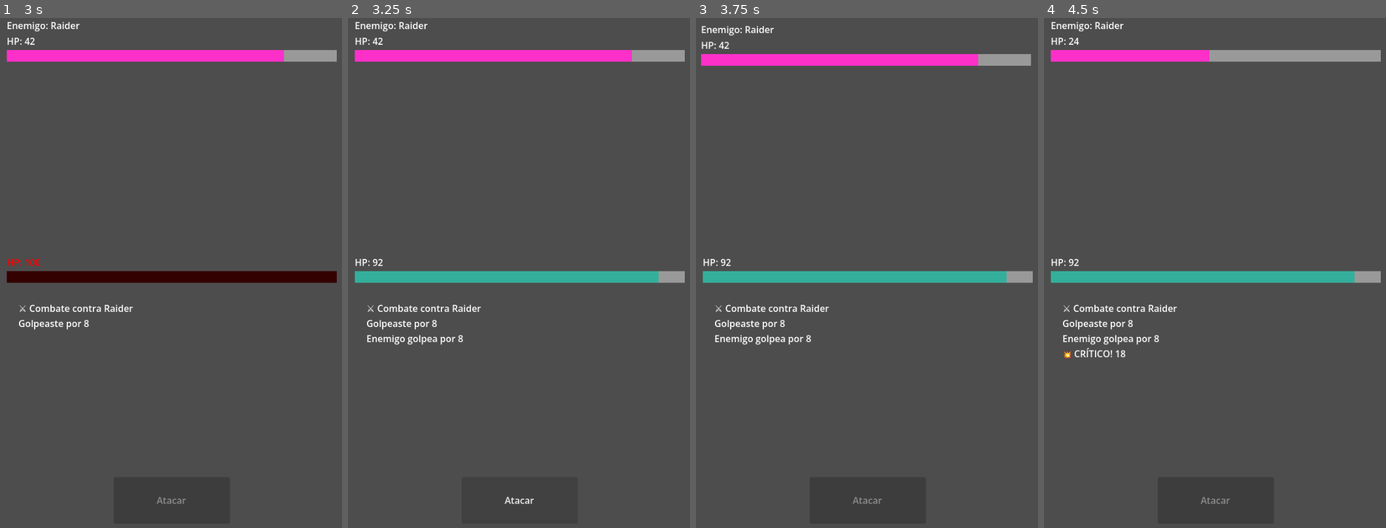
Above: before the commit, frames 1-4 (left to right).
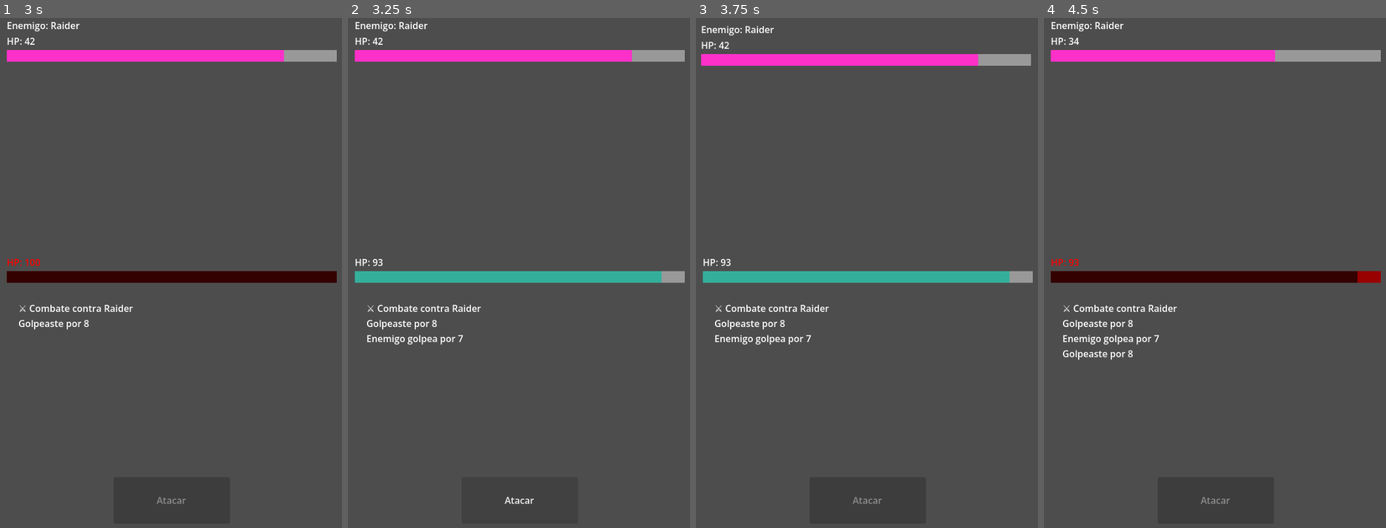
Above: after the commit, the same moments.

Repository: MirandaFrancoCBA/apocalypsheep
Game: Godot game, scene res://scenes/main_menu.tscn
The game is run twice, just before and just after one commit, with the same random seed, the same clock (stepped at 60 frames per second) and the same inputs.
Inputs:
- Up to frame 1 (3 s): click "JUGAR" at 0.5 s; click "Ciudad destruida" at 1.25 s; click "Atacar" at 2 s; tap Enter at 2.75 s
- Up to frame 2 (3.25 s): no input
- Up to frame 3 (3.75 s): click "Atacar" at 3.5 s
- Up to frame 4 (4.5 s): tap Space at 4.25 s

Frame 1 is identical in both runs. In frame 2, less than 0.1% of the frame differs, in the area x 8-92%, y 47-64%; in frame 3, less than 0.1%; in frame 4, 3.1%, in the area x 1-99%, y 3-68%.

Commit message:
Feat: new combat system

Diff:
--- a/scripts/core/combat_system.gd
+++ b/scripts/core/combat_system.gd
@@ -10,84 +10,136 @@
 	rng.randomize()
 
 # ─────────────────────────────────────────
-# 🆕 EFECTOS
-# ─────────────────────────────────────────
-func apply_effects(target) -> Array[String]:
-	var logs: Array[String] = []
-	var remaining_effects: Array[Dictionary] = []
-
-	for effect in target.effects:
-		match effect["type"]:
-			"bleed":
-				target.take_damage(effect["value"])
-				logs.append("🩸 Sangrado: -" + str(effect["value"]))
-
-		effect["turns"] -= 1
-
-		if effect["turns"] > 0:
-			remaining_effects.append(effect)
-
-	target.effects = remaining_effects
-
-	return logs
-
-
-# ─────────────────────────────────────────
-# ATAQUES
+# ATAQUE JUGADOR
 # ─────────────────────────────────────────
 func player_attack(player: Player, enemy: Enemy) -> Dictionary:
-	var variation = int(player.damage * 0.2)
-	var damage = player.damage + rng.randi_range(-variation, variation)
-	damage = max(damage, 1)
+	if _is_stunned(player):
+		return {"damage": 0, "is_crit": false, "skipped": true}
+
+	var damage = _calculate_damage(player.damage)
 
 	var is_crit = _is_critical()
-
 	if is_crit:
 		damage = int(damage * CRIT_MULTIPLIER)
 
-	enemy.take_damage(damage)
+	enemy.hp -= damage
 
-	# 🆕 шанс de aplicar bleed
-	if rng.randi_range(1, 100) <= 30:
-		enemy.effects.append({
-			"type": "bleed",
-			"value": 3,
-			"turns": 2
-		})
-
-	if is_crit:
-		print("Jugador pega:", damage, "💥 CRIT!")
-	else:
-		print("Jugador pega:", damage)
+	# 🔫 aplicar efecto del arma
+	var weapon = player.equipped_weapon
+	if weapon != null:
+		_apply_weapon_effect(weapon, enemy)
 
 	return {
 		"damage": damage,
 		"is_crit": is_crit
 	}
 
+# ─────────────────────────────────────────
+# ATAQUE ENEMIGO
+# ─────────────────────────────────────────
+func enemy_attack(player: Player, enemy: Enemy) -> Dictionary:
+	if _is_stunned(enemy):
+		return {"damage": 0, "is_crit": false, "skipped": true}
 
-func enemy_attack(player: Player, enemy: Enemy) -> Dictionary:
-	var variation = int(enemy.damage * 0.2)
-	var damage = enemy.damage + rng.randi_range(-variation, variation)
-	damage = max(damage, 1)
+	var damage = _calculate_damage(enemy.damage)
 
 	var is_crit = _is_critical()
-
 	if is_crit:
 		damage = int(damage * CRIT_MULTIPLIER)
 
 	player.take_damage(damage)
-
-	if is_crit:
-		print("Enemigo pega:", damage, "💥 CRIT!")
-	else:
-		print("Enemigo pega:", damage)
 
 	return {
 		"damage": damage,
 		"is_crit": is_crit
 	}
 
+# ─────────────────────────────────────────
+# EFECTOS POR TURNO (LO IMPORTANTE)
+# ─────────────────────────────────────────
+func apply_effects(target) -> Array[String]:
+	var logs: Array[String] = []
+	var new_effects: Array[Dictionary] = []
+
+	for effect in target.effects:
+		match effect["type"]:
+
+			"bleed":
+				target.hp -= effect["value"]
+				logs.append("🩸 Sangrado -" + str(effect["value"]))
+
+			"poison":
+				target.hp -= effect["value"]
+				logs.append("☠️ Veneno -" + str(effect["value"]))
+
+			"burn":
+				target.hp -= effect["value"]
+				logs.append("🔥 Quemadura -" + str(effect["value"]))
+
+			"stun":
+				logs.append("💫 Aturdido")
+
+		effect["duration"] -= 1
+
+		if effect["duration"] > 0:
+			new_effects.append(effect)
+
+	target.effects = new_effects
+
+	return logs
+
+# ─────────────────────────────────────────
+# APLICAR EFECTO DE ARMA
+# ─────────────────────────────────────────
+func _apply_weapon_effect(weapon: Dictionary, target) -> void:
+	var effect_type = weapon.get("effect", null)
+
+	if effect_type == null:
+		return
+
+	match effect_type:
+
+		"bleed":
+			_add_effect(target, "bleed", 3, 2)
+
+		"poison":
+			_add_effect(target, "poison", 4, 1)
+
+		"burn":
+			_add_effect(target, "burn", 2, 3)
+
+		"stun":
+			if rng.randi_range(1, 100) <= 25:
+				_add_effect(target, "stun", 1, 0)
+
+# ─────────────────────────────────────────
+# ADD EFFECT (INTELIGENTE)
+# ─────────────────────────────────────────
+func _add_effect(target, type: String, duration: int, value: int):
+	for e in target.effects:
+		if e["type"] == type:
+			# refresh o stack
+			e["duration"] = max(e["duration"], duration)
+			return
+
+	target.effects.append({
+		"type": type,
+		"duration": duration,
+		"value": value
+	})
+
+# ─────────────────────────────────────────
+# UTILS
+# ─────────────────────────────────────────
+func _calculate_damage(base: int) -> int:
+	var variation = int(base * 0.2)
+	return max(base + rng.randi_range(-variation, variation), 1)
 
 func _is_critical() -> bool:
 	return rng.randi_range(1, 100) <= CRIT_CHANCE
+
+func _is_stunned(entity) -> bool:
+	for e in entity.effects:
+		if e["type"] == "stun":
+			return true
+	return false
